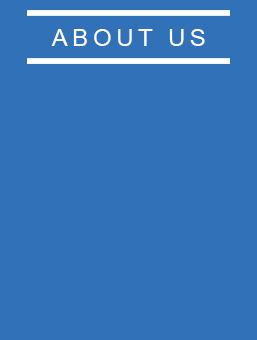
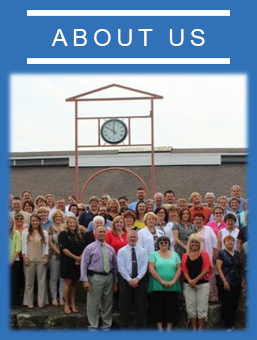
The second w=257, h=340 image is a revision of the first. Changes to its layers:
added group "Mask" with 2 layers above "Background" over [6, 70, 251, 334]
added layer "Layer 2" in group "Mask" over [6, 70, 251, 334]
added layer "Layer 1" in group "Mask" over [6, 70, 251, 334]
